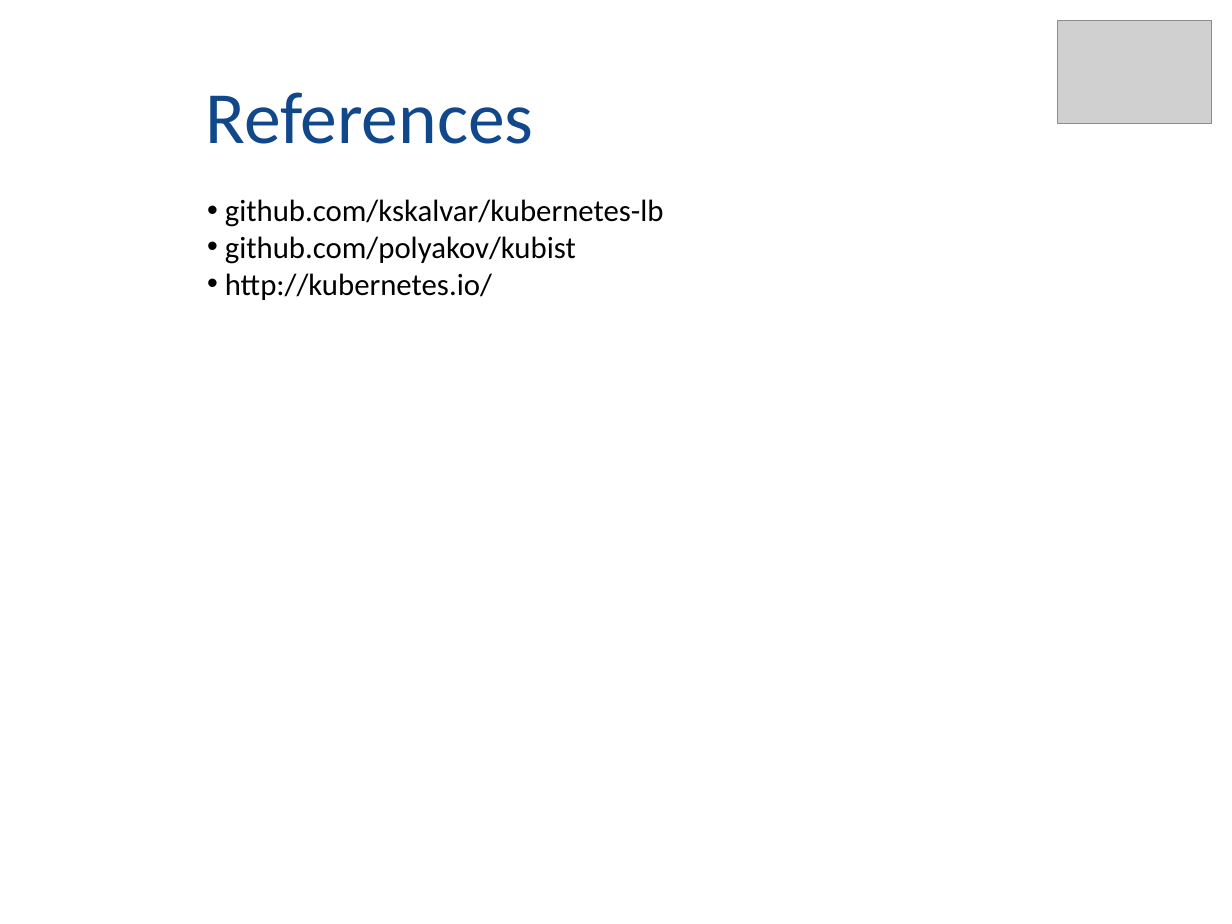
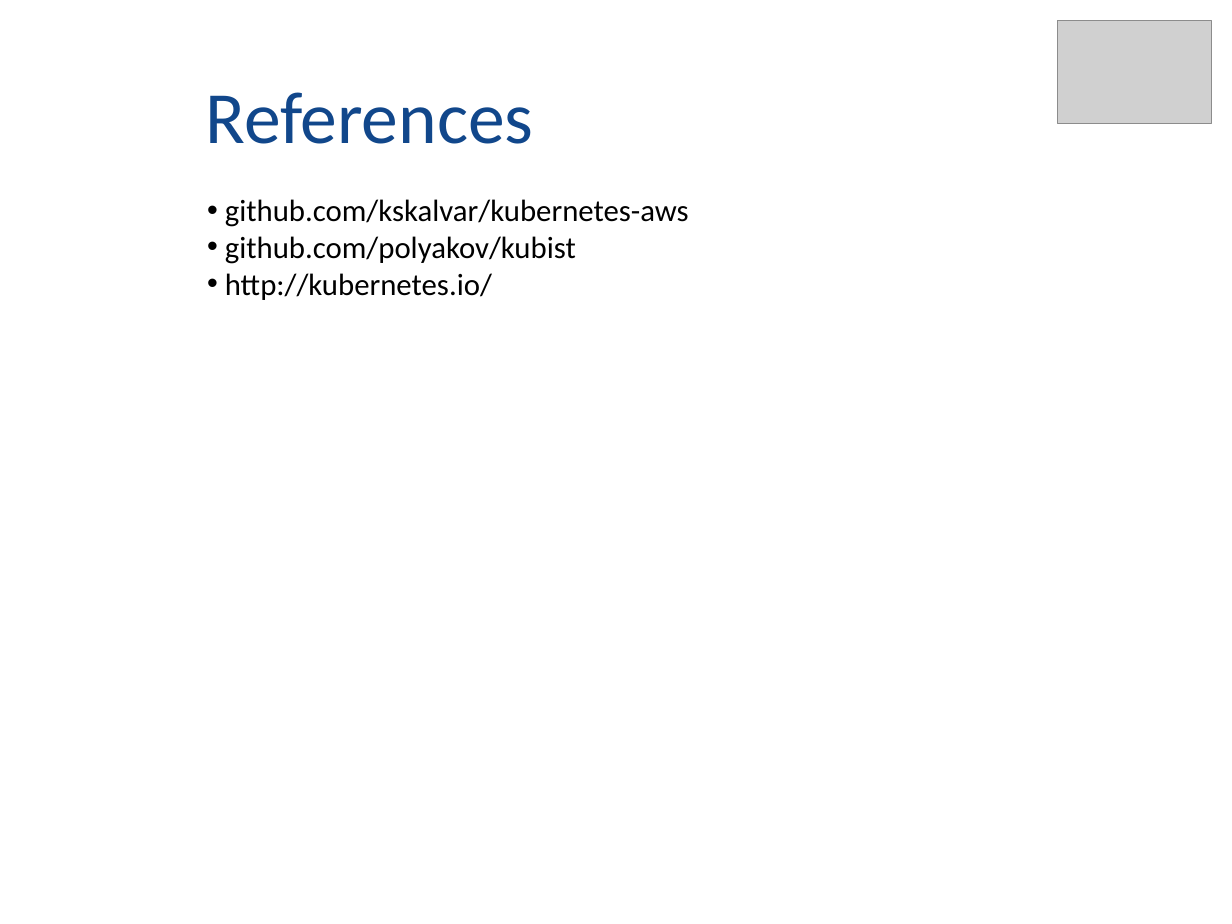
Before and after one commit to kskalvar/kubernetes-aws, a slide deck: slide 9 of docs/Docker-and-Kubernetes-on-AWS-QuickStart.pptx. Drawn at 1232x924 pixels with LibreOffice and Linux fonts; fonts in the diff are those of the drawing; grey boxes stand for pictures. Boxes give left, top, right and bottom in pixels: in the first picture for what was removed or moved away, otherwise in the second. Text is boxed around its words. In the diff, an @@ line names an element or a change of style, - is before the commit and + after.

Commit message:
Updated Presentation

```diff
--- a/docs/Docker-and-Kubernetes-on-AWS-QuickStart.pptx
+++ b/docs/Docker-and-Kubernetes-on-AWS-QuickStart.pptx
@@ text at [225, 199, 689, 227]: text changed @@
-• github.com/kskalvar/kubernetes-lb
+• github.com/kskalvar/kubernetes-aws
```
Also in this commit, not shown: 2 other slides changed.
